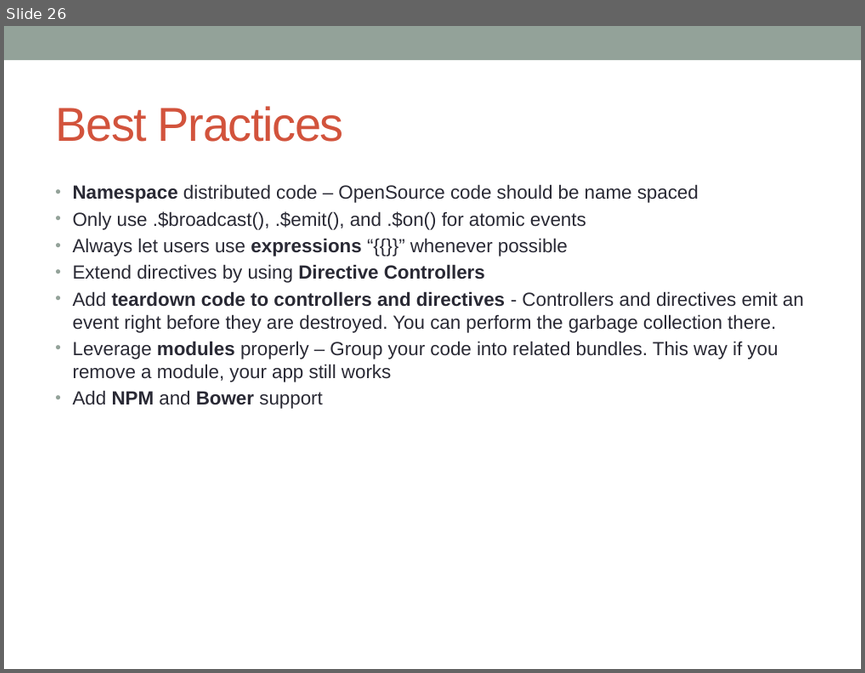
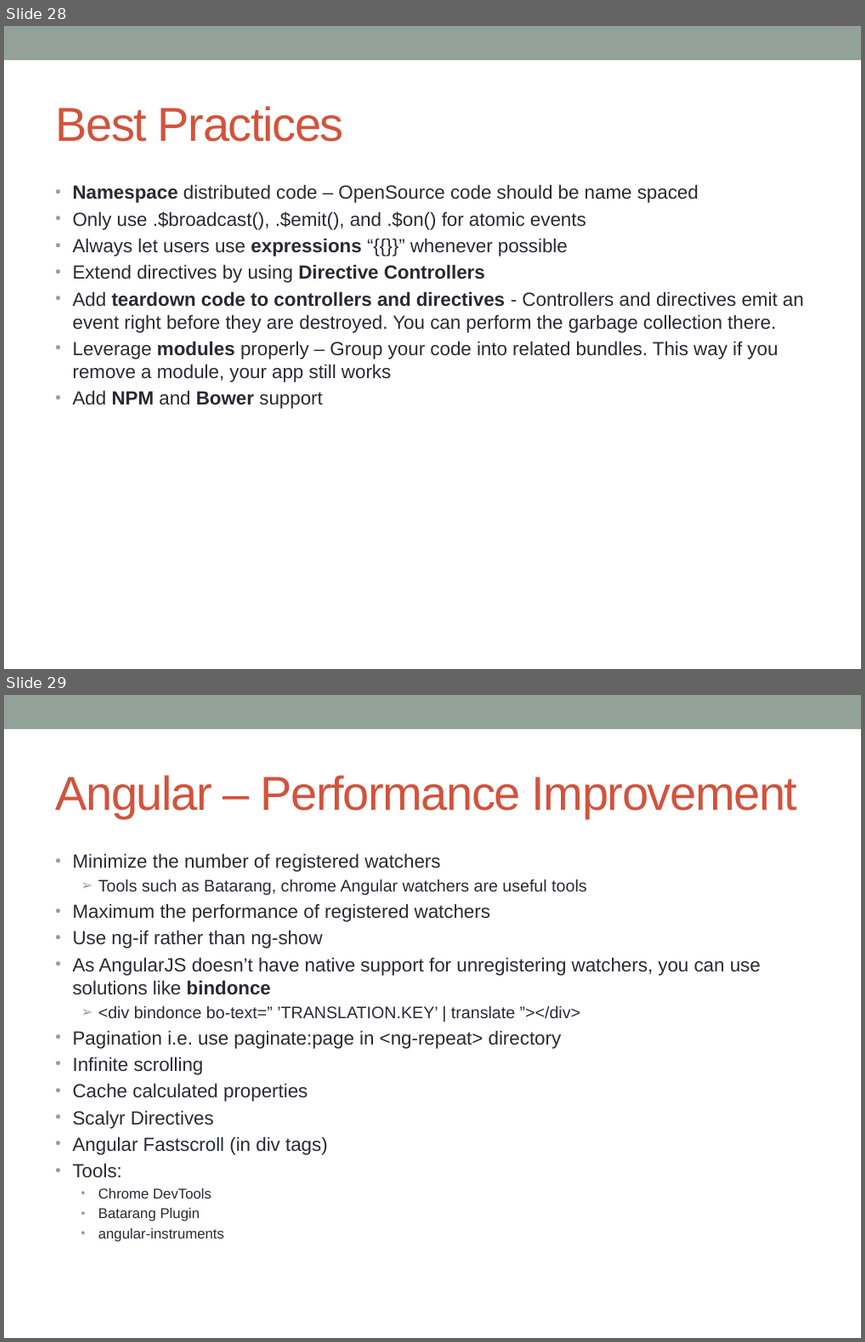
Before and after one commit to notionquest/ProjectDocumentation, a slide deck: AngularJS.pptx. Shown one above the other, each under a label of ours: slide 26 before the commit, slides 28 and 29 after it. The pictures are 865x673 and 865x1342 pixels, drawn with LibreOffice and Linux fonts; fonts in the diff are those of the drawing. Boxes give left, top, right and bottom in pixels: in the first picture for what was removed or moved away, otherwise in the second. Text is boxed around its words. In the diff, an @@ line names an element or a change of style, - is before the commit and + after.

Commit message:
NodeJS and AngJS directives

```diff
--- a/AngularJS.pptx
+++ b/AngularJS.pptx
@@ slide 29 added at (4, 695, 861, 1338), background #FFFFFF; not listed: 1 template element that a slide beside it also shows @@
@@ title added at (55, 775, 798, 818), 40 pt, text #D2533C @@
+Angular – Performance Improvement
@@ text added at (73, 853, 760, 1242), 16 pt, text #292934 @@
+• Minimize the number of registered watchers
+  ➢ Tools such as Batarang, chrome Angular watchers are useful tools
+• Maximum the performance of registered watchers
+• Use ng-if rather than ng-show
+• As AngularJS doesn’t have native support for unregistering watchers, you can use solutions like bindonce
+  ➢ <div bindonce bo-text=” ’TRANSLATION.KEY’ | translate ”></div>
+• Pagination i.e. use paginate:page in <ng-repeat> directory
+• Infinite scrolling
+• Cache calculated properties
+• Scalyr Directives
+• Angular Fastscroll (in div tags)
+• Tools:
+  • Chrome DevTools
+  • Batarang Plugin
+  • angular-instruments
@@ what was slide 26 is now slide 28 @@
```
Also in this commit, not shown: 1 slide changed, 2 other slides added, 1 other file.
